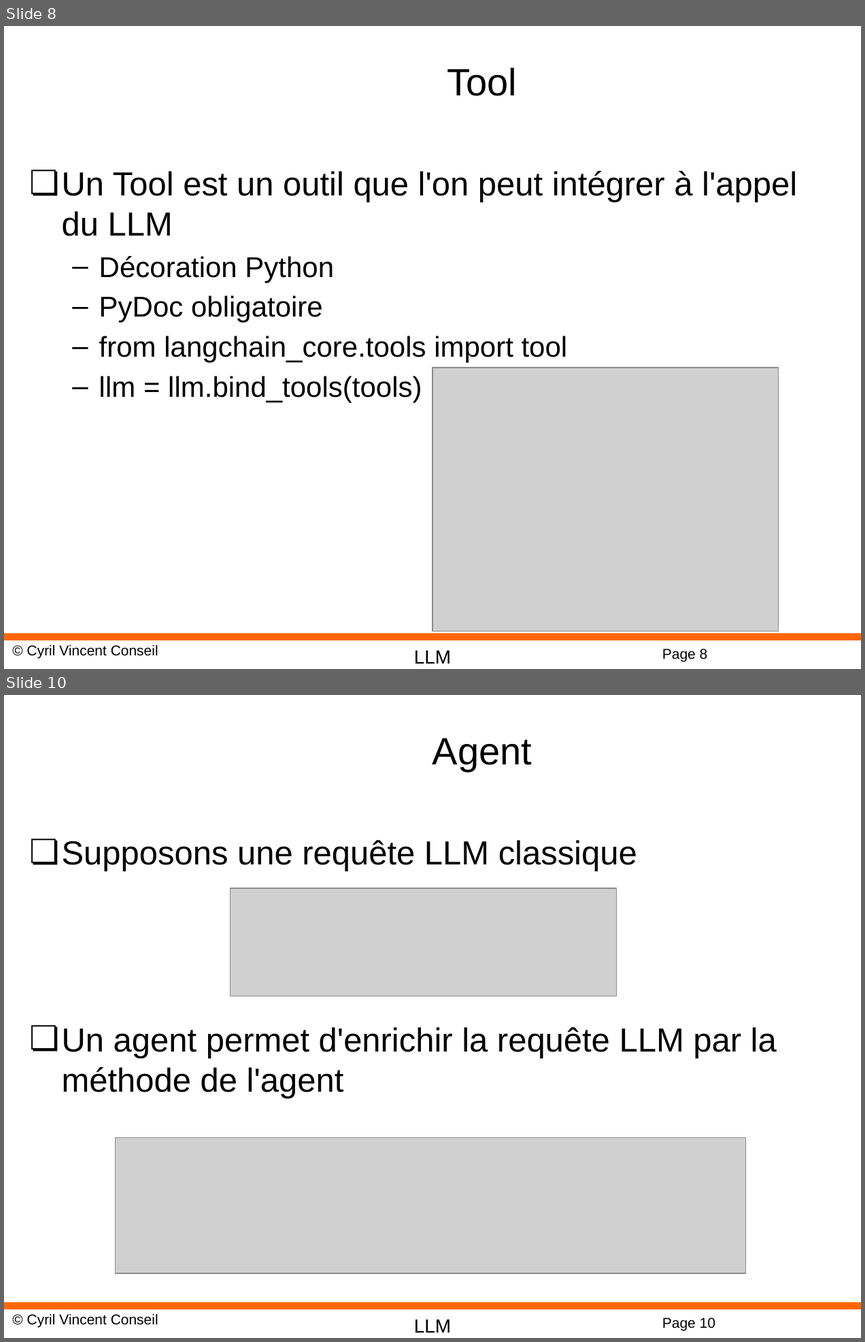
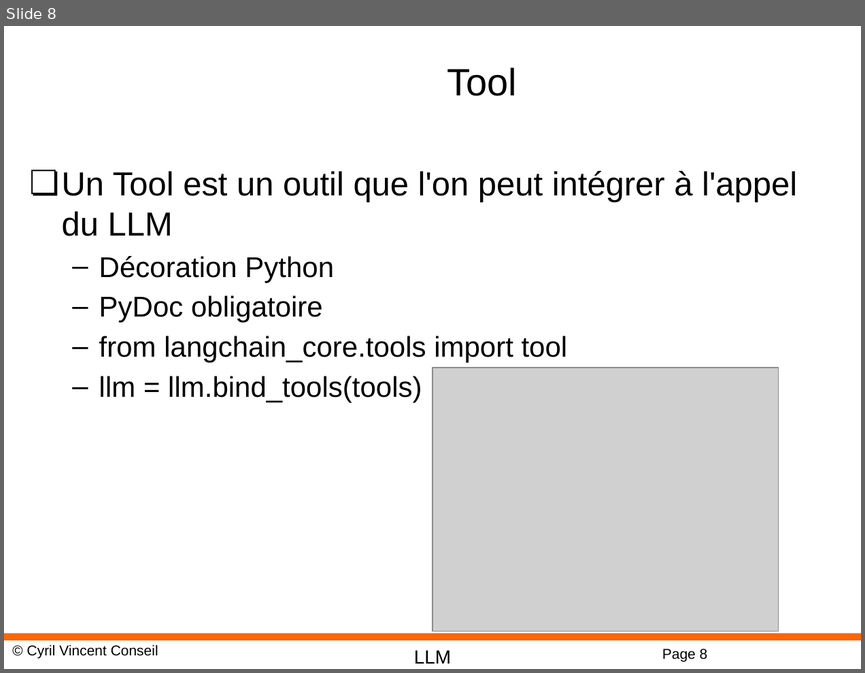
Before and after one commit to cyrilvincent/rag, a slide deck: ppt/RAG11-Persistence-Agent.pptx. Shown one above the other, each under a label of ours: slides 8 and 10 before the commit, slide 8 after it; the slides between them are not shown. The pictures are 865x1342 and 865x673 pixels, drawn with LibreOffice and Linux fonts; fonts in the diff are those of the drawing; grey boxes stand for pictures; background and template pictures are left out. Boxes give left, top, right and bottom in pixels: in the first picture for what was removed or moved away, otherwise in the second. Text is boxed around its words. In the diff, an @@ line names an element or a change of style, - is before the commit and + after.

```diff
--- a/ppt/RAG11-Persistence-Agent.pptx
+++ b/ppt/RAG11-Persistence-Agent.pptx
@@ slide 10 removed at [4,695,861,1338], background #FFFFFF; not listed: 4 template elements that a slide beside it also shows @@
@@ title removed at [432,738,532,772] @@
-Agent
@@ text removed at [62,840,776,1098] @@
-❏ Supposons une requête LLM classique
-❏ Un agent permet d'enrichir la requête LLM par la méthode de l'agent
@@ picture removed at [230,888,617,996] @@
@@ picture removed at [116,1137,746,1272] @@
```
Also in this commit, not shown: 2 slides changed, 2 other slides removed, 47 other files.
